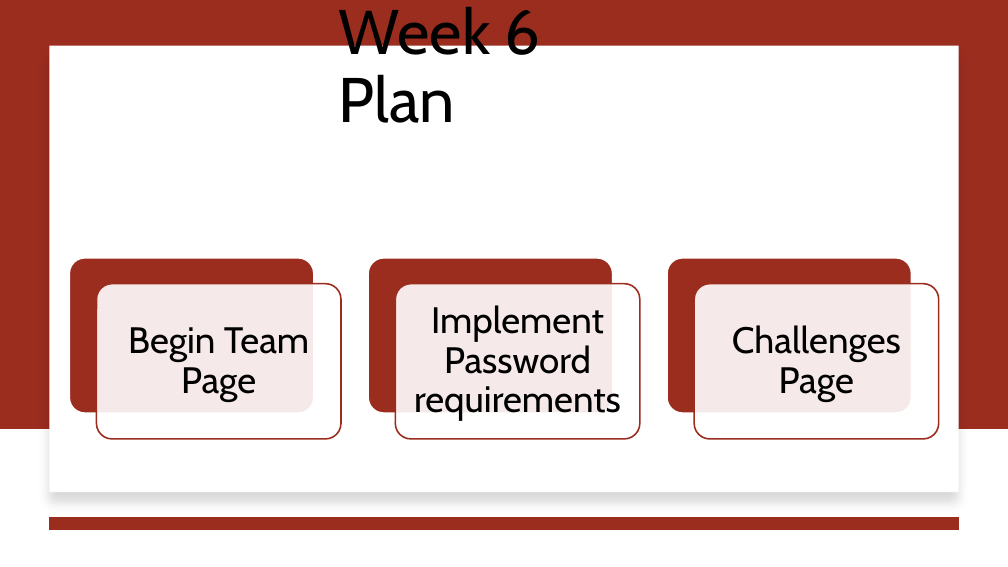
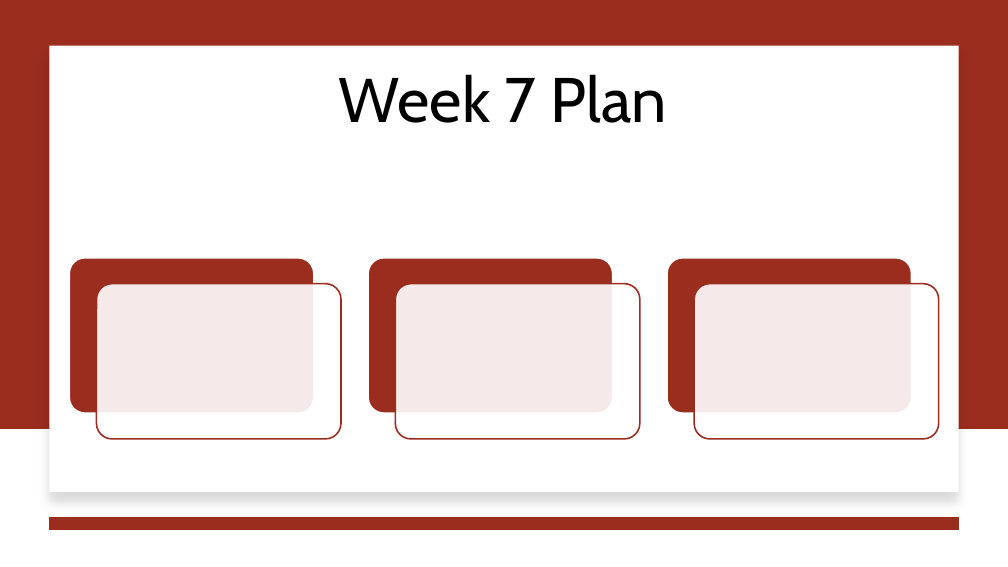
Before and after one commit to jjdeuce06/VulcanActivityTracker, a slide deck: slide 6 of Documentation/Weekly Report/week6/CMSC-4920-Group2-Week6.pptx. Drawn at 1008x567 pixels with LibreOffice and Linux fonts; fonts in the diff are those of the drawing. Boxes give left, top, right and bottom in pixels: in the first picture for what was removed or moved away, otherwise in the second. Text is boxed around its words. In the diff, an @@ line names an element or a change of style, - is before the commit and + after.

Commit message:
week 6 report

```diff
--- a/Documentation/Weekly Report/week6/CMSC-4920-Group2-Week6.pptx
+++ b/Documentation/Weekly Report/week6/CMSC-4920-Group2-Week6.pptx
@@ title at (339,74,666,123): text changed @@
-Week 6 Plan
+Week 7 Plan
@@ text removed at (128,327,309,402) @@
-Begin Team Page
@@ text removed at (414,305,621,421) @@
-Implement Password requirements
@@ text removed at (732,325,901,402) @@
-Challenges Page
```
Also in this commit, not shown: 2 other slides changed, 1 other file.
